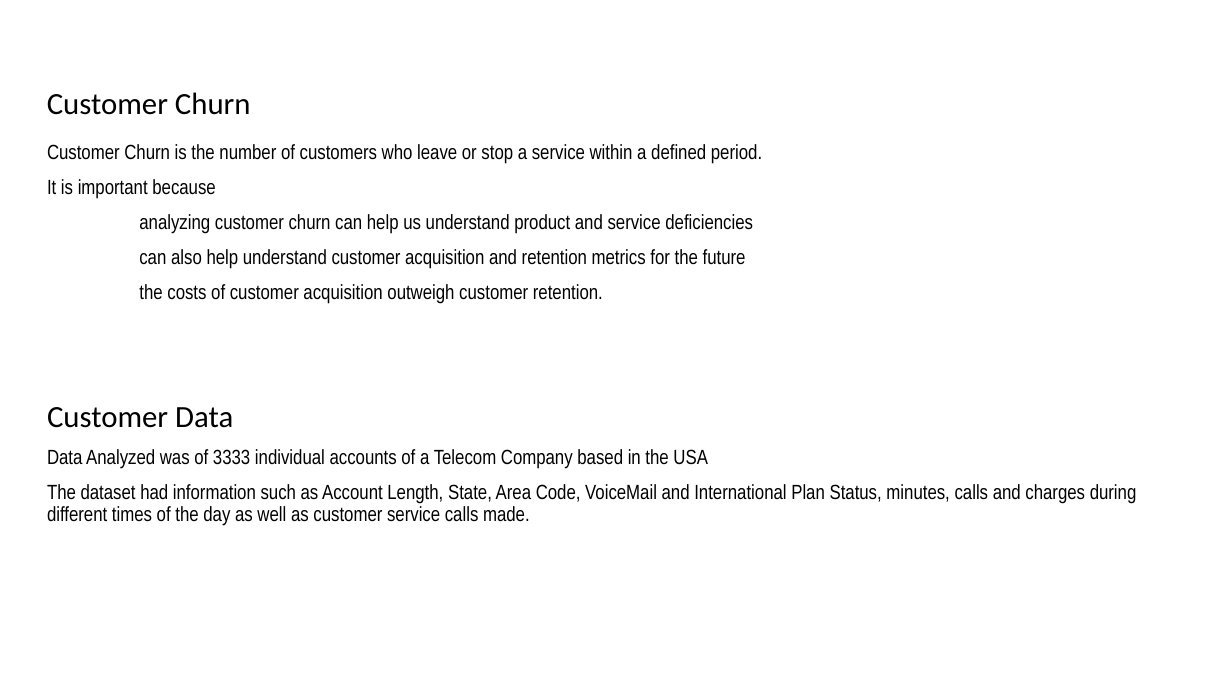
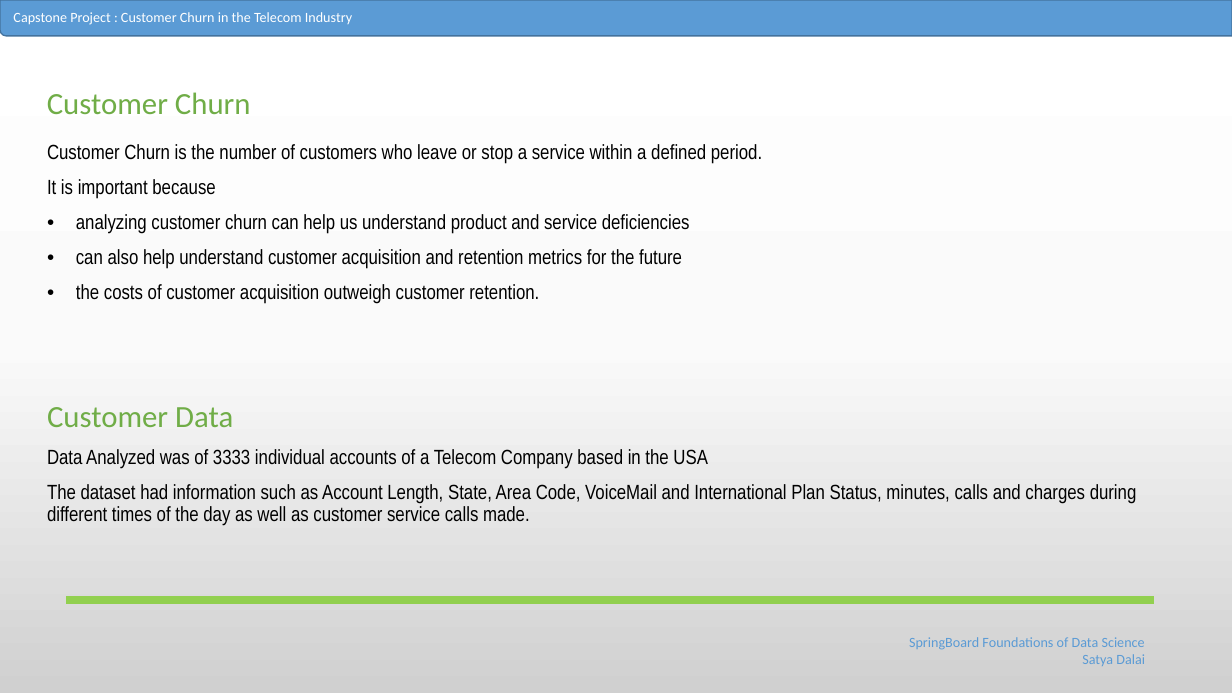
Before and after one commit to Satyad1/Capstone, a slide deck: slide 2 of Slides_SatyaD.pptx. Drawn at 1232x693 pixels with LibreOffice and Linux fonts; fonts in the diff are those of the drawing. Boxes give left, top, right and bottom in pixels: in the first picture for what was removed or moved away, otherwise in the second. Text is boxed around its words. In the diff, an @@ line names an element or a change of style, - is before the commit and + after.

```diff
--- a/Slides_SatyaD.pptx
+++ b/Slides_SatyaD.pptx
@@ background #FFFFFF to gradient #FFFFFF to #FBFBFB to #D1D1D1 @@
@@ round rect added at box(0, 0, 1232, 36), fill #5B9BD5, outline #43739E 1 pt @@
@@ text added at box(13, 12, 352, 25), 11 pt, text #FFFFFF @@
+Capstone Project : Customer Churn in the Telecom Industry
@@ subtitle "Customer Churn" at box(47, 92, 251, 114): text colour #000000 to #70AD47 @@
@@ text at box(76, 214, 690, 304): bullet none to • @@
@@ text at box(47, 407, 233, 427): text colour #000000 to #70AD47 in "Customer Data" @@
@@ line added from (67, 600) to (1154, 600), #92D050 6 pt @@
@@ text added at box(909, 637, 1145, 666), 11 pt, text #5B9BD5 @@
+SpringBoard Foundations of Data Science
+Satya Dalai
```
Also in this commit, not shown: 5 other slides changed, 7 slides added, 4 slides removed.
